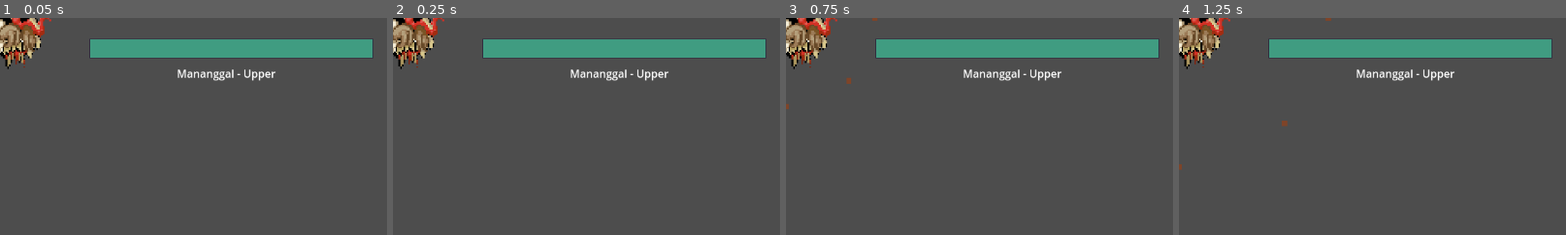
Above: before the commit, frames 1-4 (left to right).
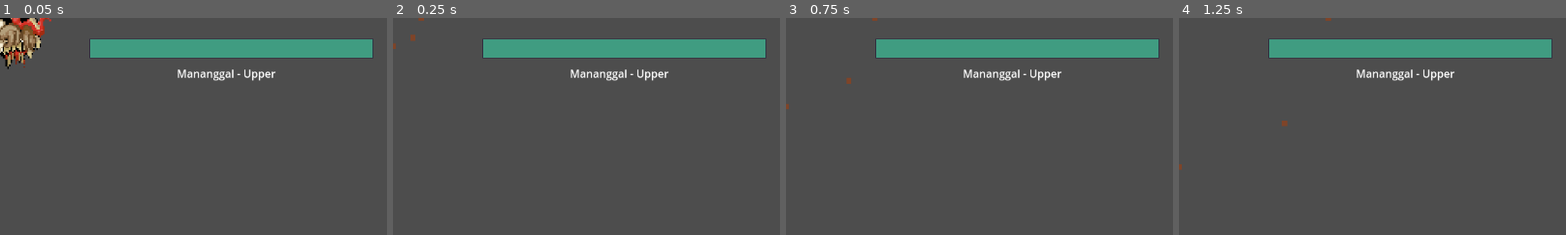
Above: after the commit, the same moments.

Repository: FraN-onLine/RANIAG
Game: Godot game, scene res://Enemy/mananngal_upper.tscn
Same seed, same stepped clock (60 frames per second), same inputs: the game is played once before the commit and once after it. This scene is started directly instead of the project's main scene.
Inputs (mouse positions are % of the whole screen's width and height, from its top left):
- Up to frame 1 (0.05 s): no input
- Up to frame 2 (0.25 s): no input
- Up to frame 3 (0.75 s): move the mouse to (72, 45) at 0.52 s; press the mouse at (72, 45) at 0.53 s; hold D (move_right) from 0.53 s (still down)
- Up to frame 4 (1.25 s): keep holding D (move_right)
The pictures show only the part of the screen within x 0-50%, y 0-50%; the shares and areas given below are measured in that part.

Frame 1 is identical in both runs. In frame 2, 2.0% of the frame differs, in the area x 0-14%, y 0-24%; in frame 3, 2.1%; in frame 4, 2.1%.

Commit message:
Add files via upload

Diff:
--- a/gamejamlbentry/Enemy/homing_projectile.gd
+++ b/gamejamlbentry/Enemy/homing_projectile.gd
@@ -7,8 +7,6 @@
 
 func _ready():
 	connect("area_entered", Callable(self, "_on_area_entered"))
-
-
 
 func _process(delta):
 	if target and is_instance_valid(target):
@@ -28,4 +26,7 @@
 
 
 func _on_body_entered(body: Node2D) -> void:
-	queue_free()
+	if body in get_tree().get_nodes_in_group("Player"):
+		pass
+	else:
+		queue_free()
--- a/gamejamlbentry/Enemy/homing_projectile.tscn
+++ b/gamejamlbentry/Enemy/homing_projectile.tscn
@@ -17,6 +17,7 @@
 radius = 6.0
 
 [node name="Area2D" type="Area2D"]
+collision_layer = 8
 collision_mask = 8
 script = ExtResource("1_m5wju")
 
--- a/gamejamlbentry/Enemy/mananngal_lower.gd
+++ b/gamejamlbentry/Enemy/mananngal_lower.gd
@@ -2,9 +2,9 @@
 
 class_name MananngalLower
 
-@export var pulse_visible_time: float = 2.0
+@export var pulse_visible_time: float = 1.5
 @export var pulse_invisible_time: float = 2.0
-@export var heal_amount: float = 15.0
+@export var heal_amount: float = 20.0
 @export var heal_interval: float = 2.0
 @export var boss_search_radius: float = 400.0
 @export var small_mob_scene: PackedScene
--- a/gamejamlbentry/Enemy/mananngal_lower.tscn
+++ b/gamejamlbentry/Enemy/mananngal_lower.tscn
@@ -1,7 +1,7 @@
 [gd_scene load_steps=8 format=3 uid="uid://c24msyevibxjt"]
 
 [ext_resource type="Script" uid="uid://bdxtjf3k4eq6k" path="res://Enemy/mananngal_lower.gd" id="1_b4h2o"]
-[ext_resource type="PackedScene" uid="uid://xfb2khu115sd" path="res://Enemy/ancientspirit.tscn" id="2_vj2ar"]
+[ext_resource type="PackedScene" uid="uid://br806ppqkh0au" path="res://Enemy/Nuno.tscn" id="2_vj2ar"]
 [ext_resource type="Texture2D" uid="uid://dojqwhku6tg40" path="res://Assets/Mobs/manananggal-down.png" id="3_vj2ar"]
 [ext_resource type="PackedScene" uid="uid://ygi0h704mijm" path="res://Misc/healthbar.tscn" id="4_3uh4c"]
 
@@ -21,8 +21,8 @@
 }]
 
 [sub_resource type="CapsuleShape2D" id="CapsuleShape2D_r77hd"]
-radius = 25.0
-height = 62.0
+radius = 27.0
+height = 70.0
 
 [node name="Mananngal_Lower" type="CharacterBody2D" groups=["Enemy"]]
 z_index = 2
@@ -58,6 +58,8 @@
 max_value = 200.0
 
 [node name="Hitbox" type="Area2D" parent="."]
+collision_layer = 129
+collision_mask = 129
 
 [node name="CollisionShape2D2" type="CollisionShape2D" parent="Hitbox"]
 position = Vector2(-1, -3)
--- a/gamejamlbentry/Enemy/mananngal_upper.gd
+++ b/gamejamlbentry/Enemy/mananngal_upper.gd
@@ -11,7 +11,7 @@
 @export var projectile_scene: PackedScene
 
 var max_health = 100
-var health = 100
+var health = 150
 var shoot_timer = 0.0
 var hover_angle = 0.0
 var hover_speed = 1.0 # radians per second
--- a/gamejamlbentry/Enemy/mananngal_upper.tscn
+++ b/gamejamlbentry/Enemy/mananngal_upper.tscn
@@ -1,9 +1,10 @@
-[gd_scene load_steps=8 format=3 uid="uid://b0wvgc5opiis"]
+[gd_scene load_steps=9 format=3 uid="uid://b0wvgc5opiis"]
 
 [ext_resource type="Script" uid="uid://br36w8iwmchyu" path="res://Enemy/mananngal_upper.gd" id="1_eor5o"]
 [ext_resource type="Texture2D" uid="uid://c6eiaen8lll70" path="res://Assets/Mobs/manananggal-up1.png" id="1_mythe"]
 [ext_resource type="PackedScene" uid="uid://whedhdfeu7la" path="res://Enemy/manan_projectile.tscn" id="2_3bvxn"]
 [ext_resource type="PackedScene" uid="uid://ygi0h704mijm" path="res://Misc/healthbar.tscn" id="3_r77hd"]
+[ext_resource type="Texture2D" uid="uid://bbagy5jnglam6" path="res://Assets/Mobs/manananggal2.png" id="4_vpdvr"]
 
 [sub_resource type="AtlasTexture" id="AtlasTexture_eor5o"]
 atlas = ExtResource("1_mythe")
@@ -14,15 +15,18 @@
 "frames": [{
 "duration": 1.0,
 "texture": SubResource("AtlasTexture_eor5o")
+}, {
+"duration": 1.0,
+"texture": ExtResource("4_vpdvr")
 }],
 "loop": true,
 "name": &"default",
-"speed": 5.0
+"speed": 4.0
 }]
 
 [sub_resource type="CapsuleShape2D" id="CapsuleShape2D_r77hd"]
-radius = 62.0
-height = 146.0
+radius = 76.0
+height = 166.0
 
 [node name="Mananngal_Upper" type="CharacterBody2D" groups=["Boss", "Enemy"]]
 z_index = 2
@@ -35,6 +39,8 @@
 position = Vector2(5.99999, 0)
 scale = Vector2(0.15, 0.149)
 sprite_frames = SubResource("SpriteFrames_m2g3y")
+autoplay = "default"
+frame_progress = 0.106709
 
 [node name="CollisionShape2D" type="CollisionShape2D" parent="."]
 position = Vector2(-3, 4)
@@ -55,9 +61,12 @@
 offset_top = 32.0
 offset_right = 554.0
 offset_bottom = 59.0
+max_value = 150.0
 
 [node name="Hitbox" type="Area2D" parent="."]
+collision_layer = 128
+collision_mask = 128
 
 [node name="CollisionShape2D2" type="CollisionShape2D" parent="Hitbox"]
-position = Vector2(-3, 4)
+position = Vector2(7, 4)
 shape = SubResource("CapsuleShape2D_r77hd")
--- a/gamejamlbentry/Enemy/third_creature.tscn
+++ b/gamejamlbentry/Enemy/third_creature.tscn
@@ -1,22 +1,20 @@
-[gd_scene load_steps=8 format=3 uid="uid://donc5nia1q2wn"]
+[gd_scene load_steps=9 format=3 uid="uid://donc5nia1q2wn"]
 
 [ext_resource type="Script" uid="uid://d2fdxaqonnpib" path="res://Enemy/third_creature.gd" id="1_pv7c6"]
 [ext_resource type="PackedScene" uid="uid://ygi0h704mijm" path="res://Misc/healthbar.tscn" id="2_pv7c6"]
 [ext_resource type="PackedScene" uid="uid://dj6sosj2h8uwk" path="res://Enemy/homing_projectile.tscn" id="2_thbbj"]
-[ext_resource type="Texture2D" uid="uid://culsnh5rfip15" path="res://Assets/Mobs/kapre/kapre-draft_1.png" id="3_o7d5a"]
-[ext_resource type="Texture2D" uid="uid://bb2evjjnvp412" path="res://Assets/Mobs/kapre/kapre2-draft_2.png" id="4_yym6h"]
+[ext_resource type="Texture2D" uid="uid://brjmv0wqim87r" path="res://Assets/Mobs/tiyanak/tiyanak2.png" id="4_yym6h"]
+[ext_resource type="Texture2D" uid="uid://dqenmmv3rpm6f" path="res://Assets/Mobs/tiyanak/tiyanak3.png" id="5_as6ne"]
+[ext_resource type="Texture2D" uid="uid://cbdtuk74r34ps" path="res://Assets/Mobs/tiyanak/tiyanak1.png" id="5_yym6h"]
 
 [sub_resource type="SpriteFrames" id="SpriteFrames_o7d5a"]
 animations = [{
 "frames": [{
 "duration": 1.0,
-"texture": ExtResource("3_o7d5a")
+"texture": ExtResource("5_yym6h")
 }, {
 "duration": 1.0,
 "texture": ExtResource("4_yym6h")
-}, {
-"duration": 1.0,
-"texture": ExtResource("3_o7d5a")
 }],
 "loop": true,
 "name": &"attack",
@@ -24,7 +22,13 @@
 }, {
 "frames": [{
 "duration": 1.0,
-"texture": ExtResource("3_o7d5a")
+"texture": ExtResource("5_yym6h")
+}, {
+"duration": 1.0,
+"texture": ExtResource("4_yym6h")
+}, {
+"duration": 1.0,
+"texture": ExtResource("5_as6ne")
 }],
 "loop": true,
 "name": &"idle",
@@ -32,18 +36,18 @@
 }]
 
 [sub_resource type="CapsuleShape2D" id="CapsuleShape2D_yym6h"]
-height = 28.0
+height = 20.0
 
 [node name="thirdCreature" type="CharacterBody2D"]
 script = ExtResource("1_pv7c6")
 projectile_scene = ExtResource("2_thbbj")
 
 [node name="AnimatedSprite2D" type="AnimatedSprite2D" parent="."]
-scale = Vector2(0.028, 0.028)
+scale = Vector2(0.0374375, 0.0374375)
 sprite_frames = SubResource("SpriteFrames_o7d5a")
-animation = &"attack"
+animation = &"idle"
 autoplay = "idle"
-frame_progress = 0.64446
+frame_progress = 0.263266
 
 [node name="Hitbox" type="Area2D" parent="."]
 
